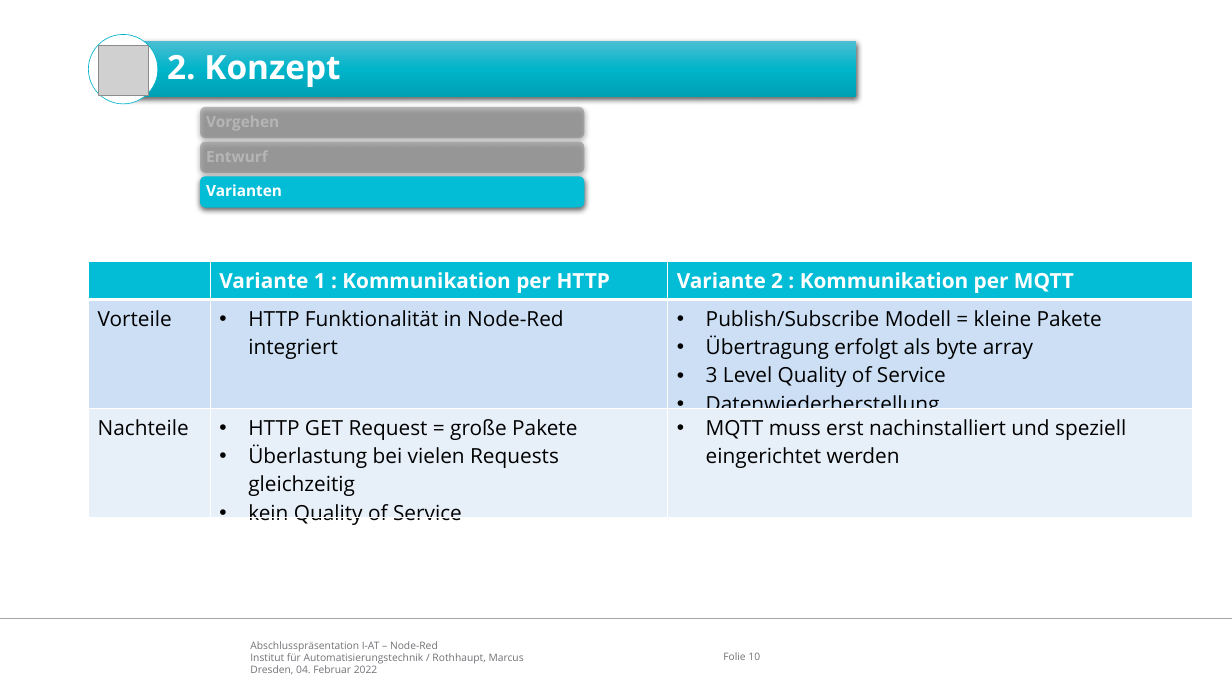
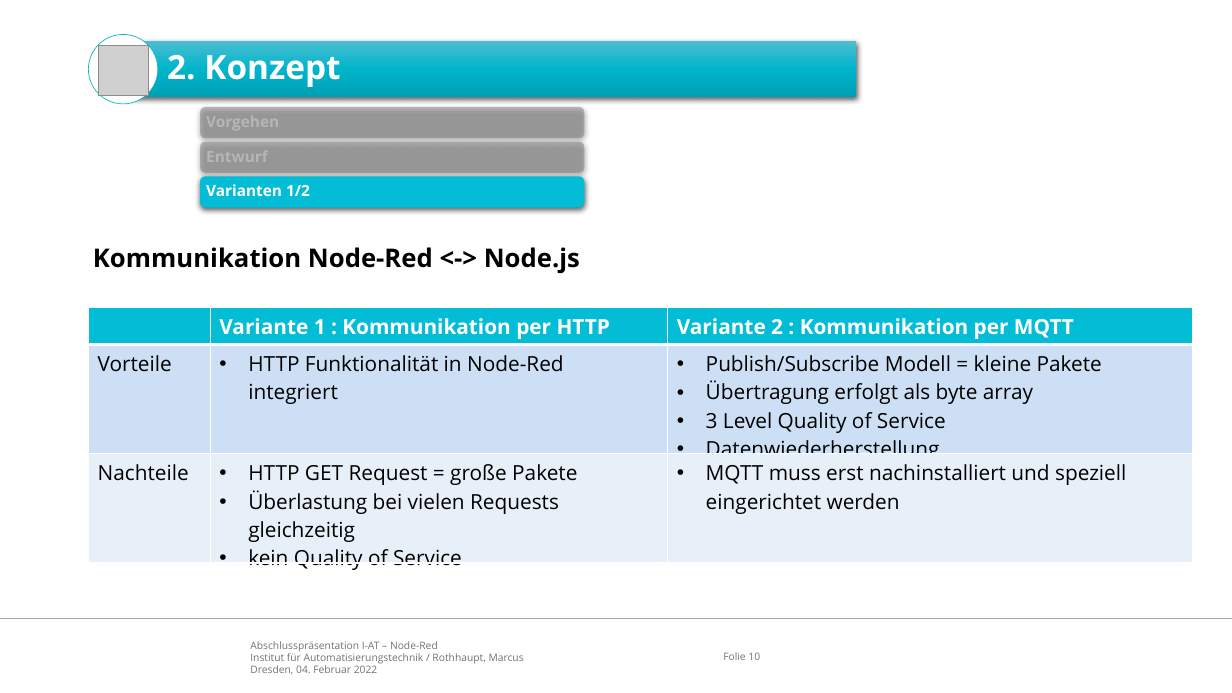
Before and after one commit to appist-dev/agteletud-node-red, a slide deck: slide 10 of docs/presentation/Abschlusspräsentation Node-Red.pptx. Drawn at 1232x693 pixels with LibreOffice and Linux fonts; fonts in the diff are those of the drawing; grey boxes stand for pictures; background and template pictures are left out. Boxes give left, top, right and bottom in pixels: in the first picture for what was removed or moved away, otherwise in the second. Text is boxed around its words. In the diff, an @@ line names an element or a change of style, - is before the commit and + after.

```diff
--- a/docs/presentation/Abschlusspräsentation Node-Red.pptx
+++ b/docs/presentation/Abschlusspräsentation Node-Red.pptx
@@ text at [206,184,310,196]: text changed @@
-Varianten
+Varianten 1/2
@@ text added at [93,247,580,273], 20 pt, text #000000, bold @@
+Kommunikation Node-Red <-> Node.js
@@ table: place and size @@
-table at [89,262,1194,540]
+table at [89,308,1194,586]
```
Also in this commit, not shown: 16 other slides changed, 4 slides added, 1 slide removed, 1 other file.
